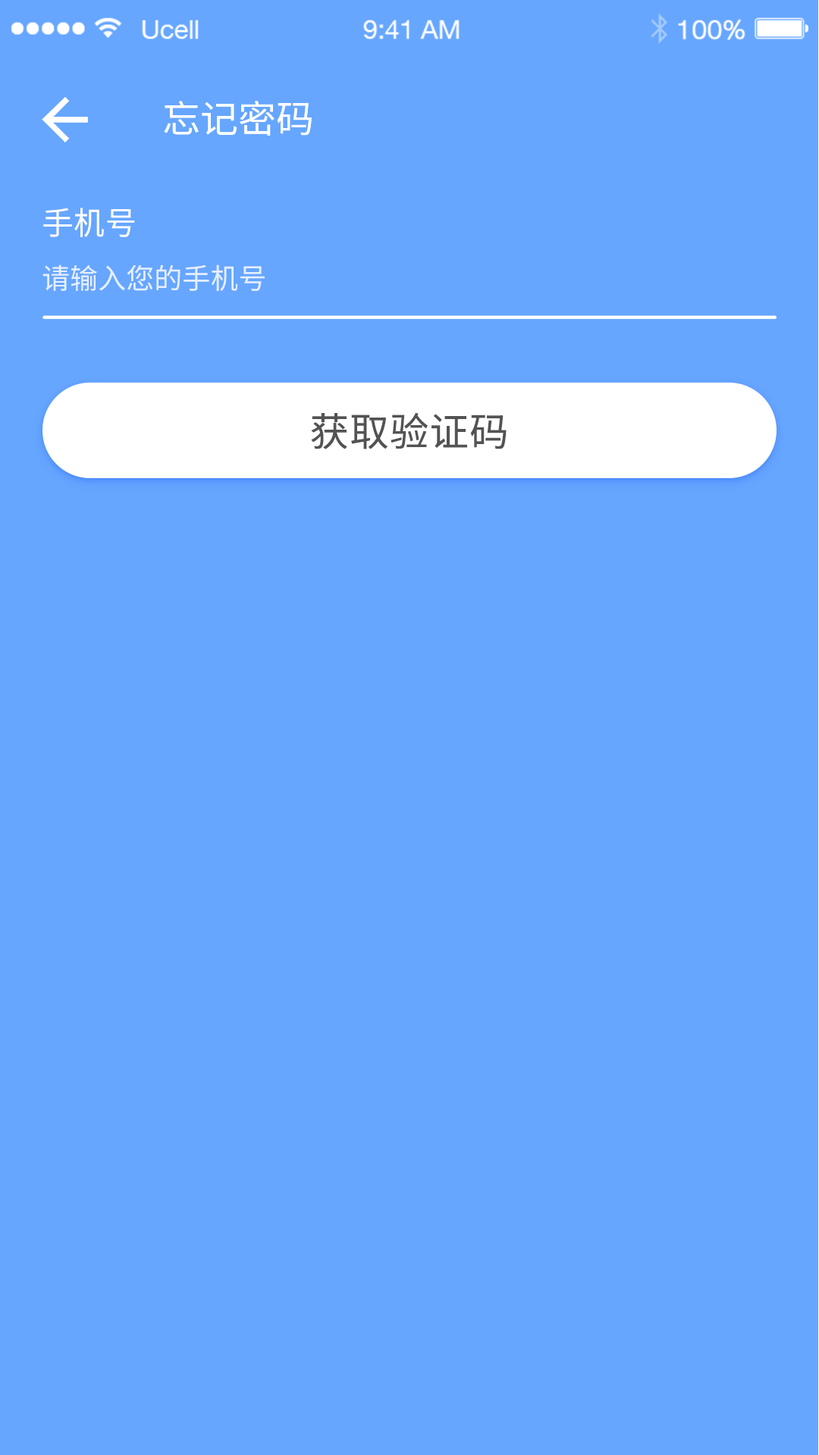
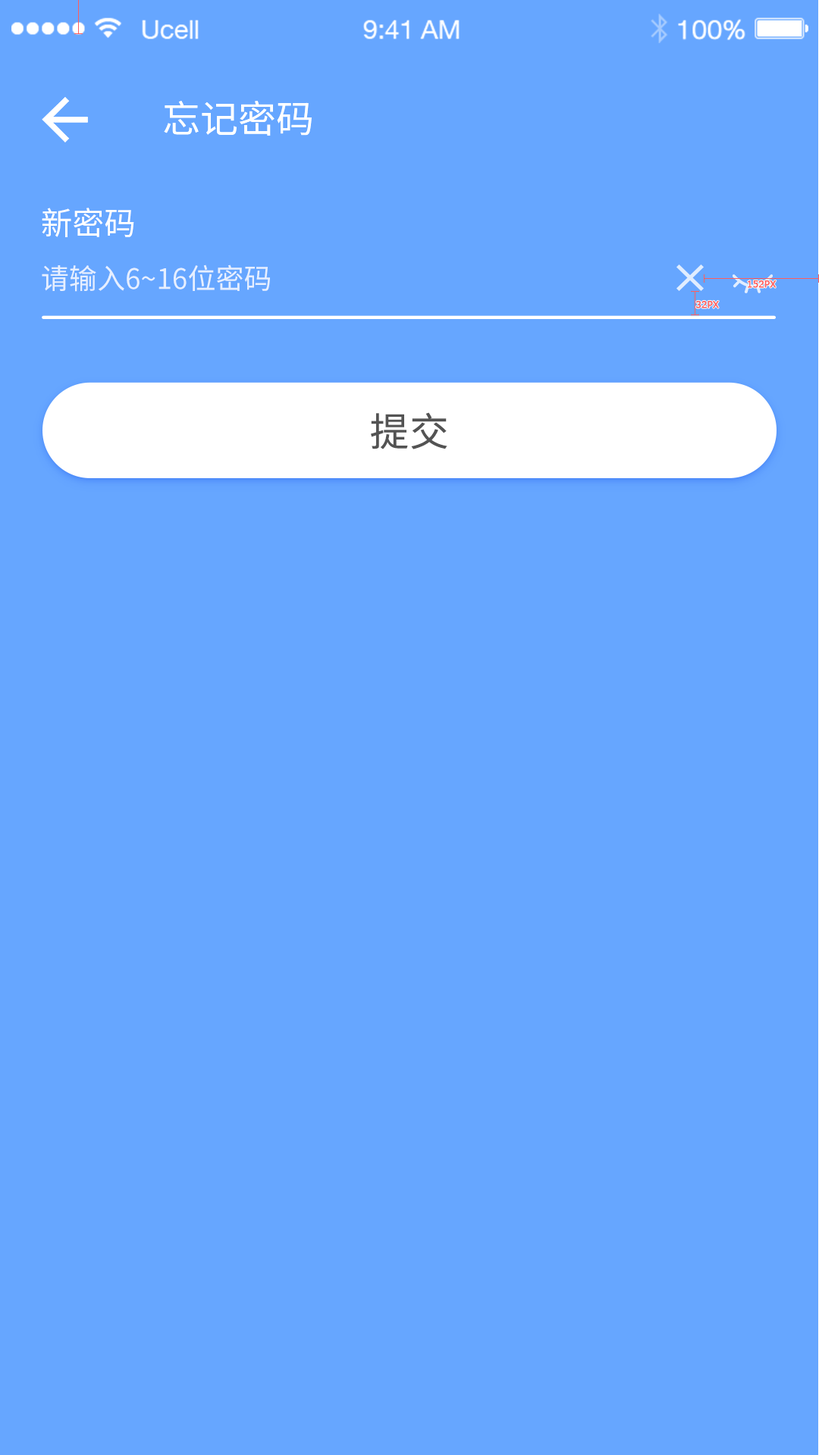
Comparing the layer stacks of the two 819x1455 images. Changes:
added group "已输入" with 12 layers in group "画板 1" over <box>74,0,819,316</box>
added group "line 拷贝 2 [DISTANCE][VERTICAL]" with 2 layers in group "已输入" over <box>690,291,719,316</box>
added layer "32PX" in group "line 拷贝 2 [DISTANCE][VERTICAL]" over <box>695,300,719,309</box>
added layer "形状 32" in group "line 拷贝 2 [DISTANCE][VERTICAL]" over <box>690,291,699,316</box>
added group "关闭 拷贝 2 [EDGE][RIGHT]" with 2 layers in group "已输入" over <box>703,274,819,289</box>
added layer "152PX" in group "关闭 拷贝 2 [EDGE][RIGHT]" over <box>747,280,777,289</box>
added layer "形状 31" in group "关闭 拷贝 2 [EDGE][RIGHT]" over <box>703,274,819,283</box>
added group "学号 [EDGE][TOP]" (1st of 2, in "画板 1" › "已输入") with 2 layers in group "已输入" over <box>74,0,83,35</box>
added layer "形状 29" in group "学号 [EDGE][TOP]" over <box>74,0,83,35</box>
added group "学号 [EDGE][TOP]" (2nd of 2, in "画板 1" › "已输入") with 2 layers in group "已输入" over <box>74,0,83,35</box>
added layer "形状 28" in group "学号 [EDGE][TOP]" over <box>74,0,83,35</box>
hid group "输入手机号" (9 layers) over <box>42,207,777,450</box>
showed group "创建新密码" (10 layers) over <box>41,207,777,450</box>
added layer "关闭 拷贝 2" (80%) in group "创建新密码" over <box>676,264,704,292</box>
